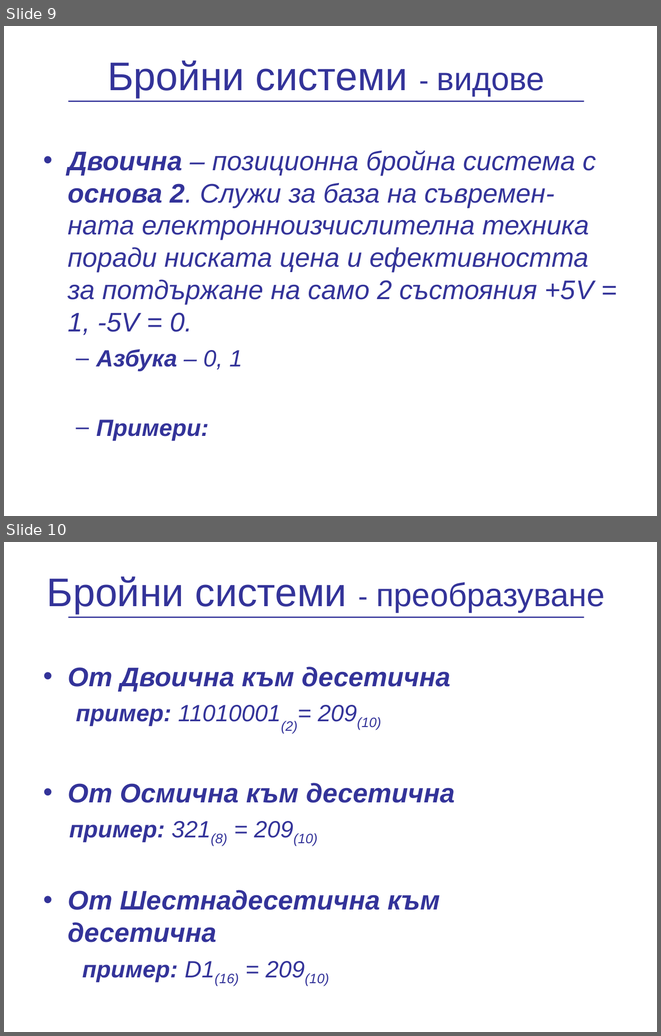
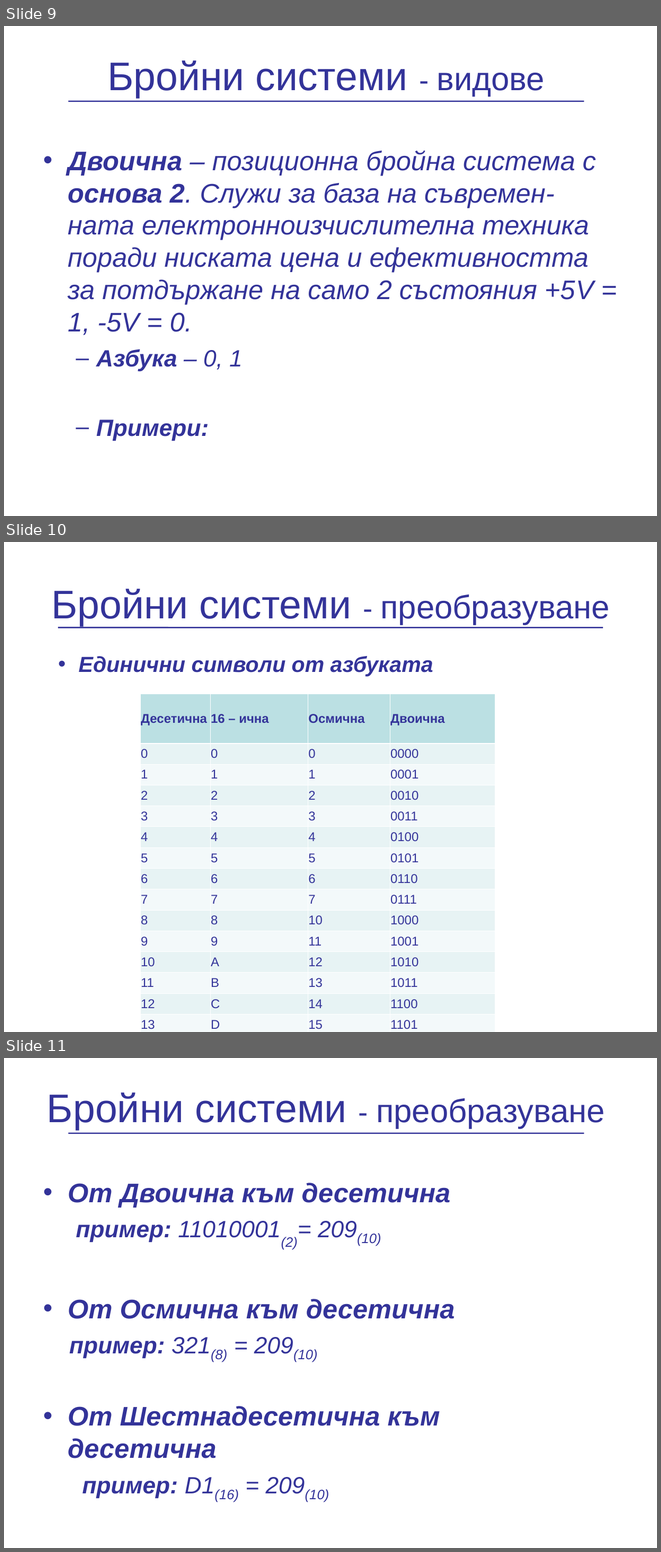
Before and after one commit to vpeevski/academy, a slide deck: Presentations/NumericalSystems/BroiniSistemi.ppt. Shown one above the other, each under a label of ours: slides 9 and 10 before the commit, slides 9, 10 and 11 after it. The pictures are 661x1036 and 661x1552 pixels, drawn with LibreOffice and Linux fonts; fonts in the diff are those of the drawing; background and template pictures are left out. Boxes give left, top, right and bottom in pixels: in the first picture for what was removed or moved away, otherwise in the second. Text is boxed around its words. In the diff, an @@ line names an element or a change of style, - is before the commit and + after.

```diff
--- a/Presentations/NumericalSystems/BroiniSistemi.ppt
+++ b/Presentations/NumericalSystems/BroiniSistemi.ppt
@@ slide 10 added at [4,542,657,1032], background picture (left out) @@
@@ title added at [51,589,610,626], 44 pt, text #333399 @@
+Бройни системи - преобразуване
@@ line added from (58, 627) to (603, 627), #333399 1.5 pt @@
@@ text added at [79,656,433,676], 24 pt, text #333399, bold, italic @@
+• Единични символи от азбуката
@@ table added at [140,694,496,1031], 17 rows, 4 columns @@
+Десетична | 16 – ична | Осмична | Двоична
+0 | 0 | 0 | 0000
+1 | 1 | 1 | 0001
+2 | 2 | 2 | 0010
+3 | 3 | 3 | 0011
+4 | 4 | 4 | 0100
+5 | 5 | 5 | 0101
+6 | 6 | 6 | 0110
+7 | 7 | 7 | 0111
+8 | 8 | 10 | 1000
+9 | 9 | 11 | 1001
+10 | A | 12 | 1010
+11 | B | 13 | 1011
+12 | C | 14 | 1100
+13 | D | 15 | 1101
+14 | E | 16 | 1110
+15 | F | 17 | 1111
@@ what was slide 10 is now slide 11 @@
```
Also in this commit, not shown: 2 other slides added.
